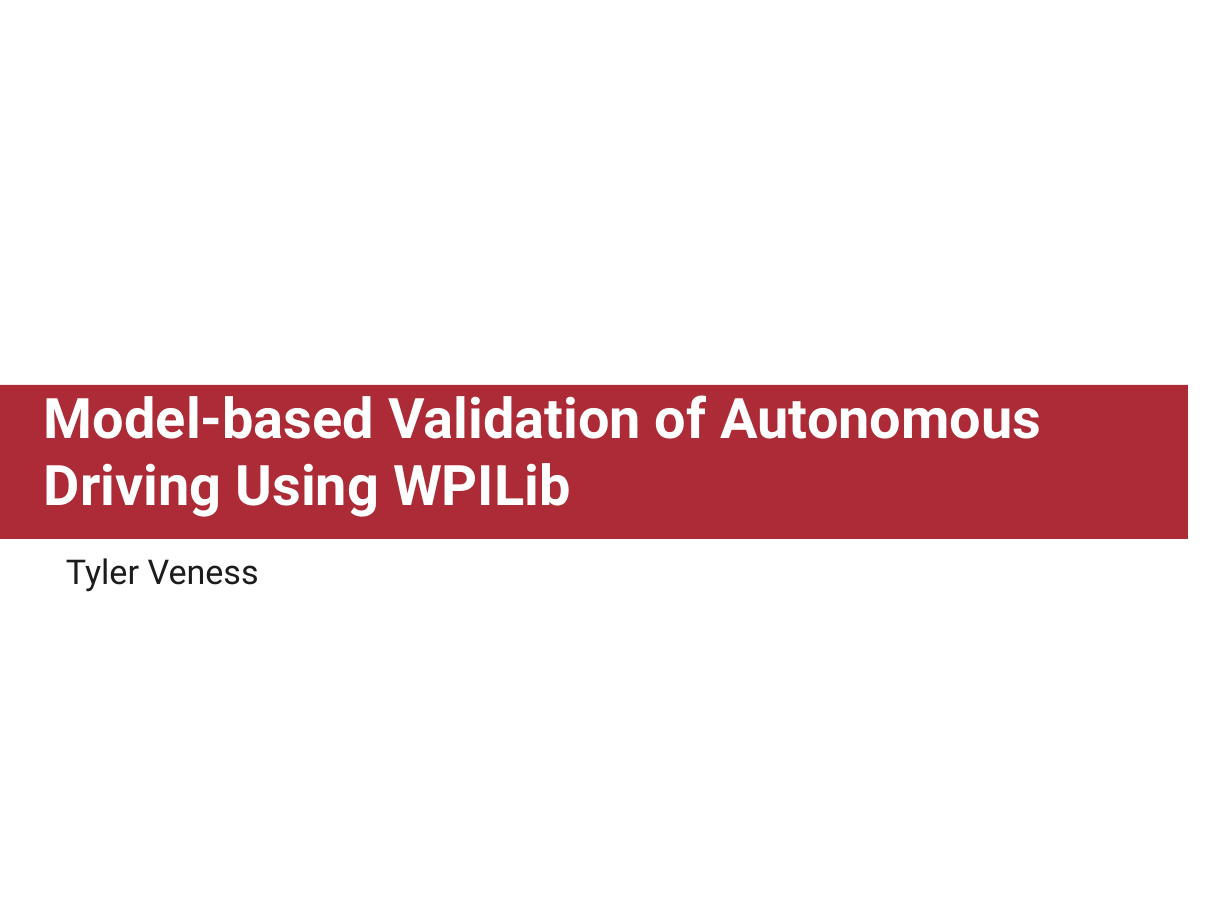
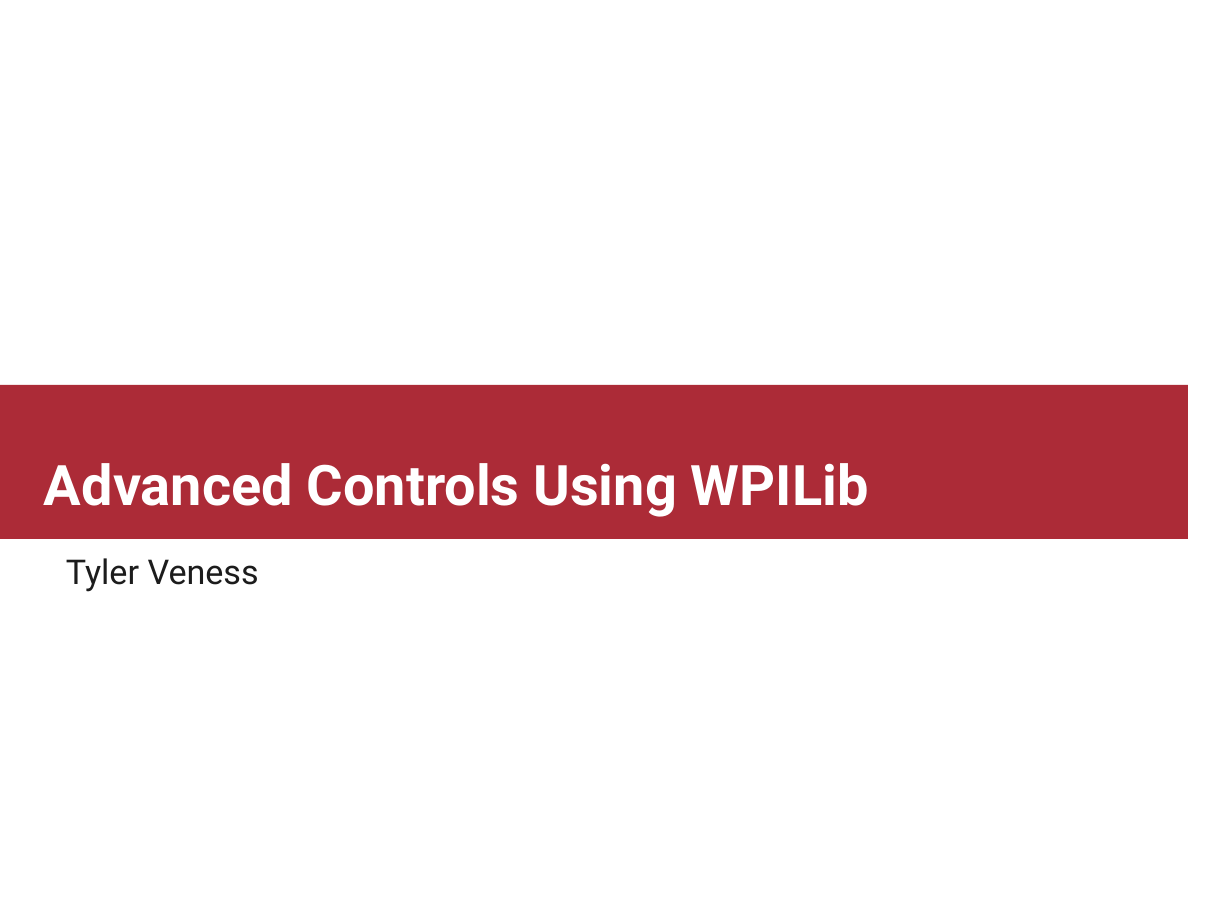
Before and after one commit to calcmogul/auton-driving-presentation, a slide deck: slide 1 of presentation/presentation.odp. Drawn at 1232x924 pixels with LibreOffice and Linux fonts; fonts in the diff are those of the drawing; background and template pictures are left out. Boxes give left, top, right and bottom in pixels: in the first picture for what was removed or moved away, otherwise in the second. Text is boxed around its words. In the diff, an @@ line names an element or a change of style, - is before the commit and + after.

```diff
--- a/presentation/presentation.odp
+++ b/presentation/presentation.odp
@@ title at <box>44,463,869,517</box>: text changed @@
-Model-based Validation of Autonomous Driving Using WPILib
+Advanced Controls Using WPILib
```
Also in this commit, not shown: 7 other slides changed, 7 slides added, 14 slides removed, 8 other files.
